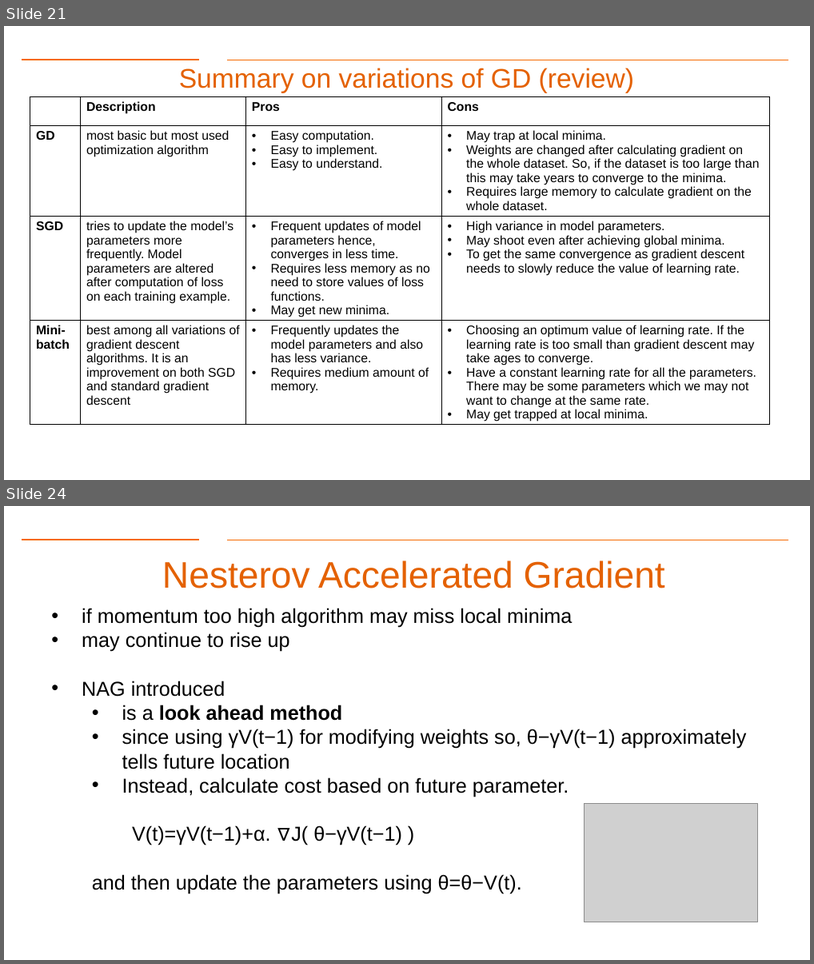
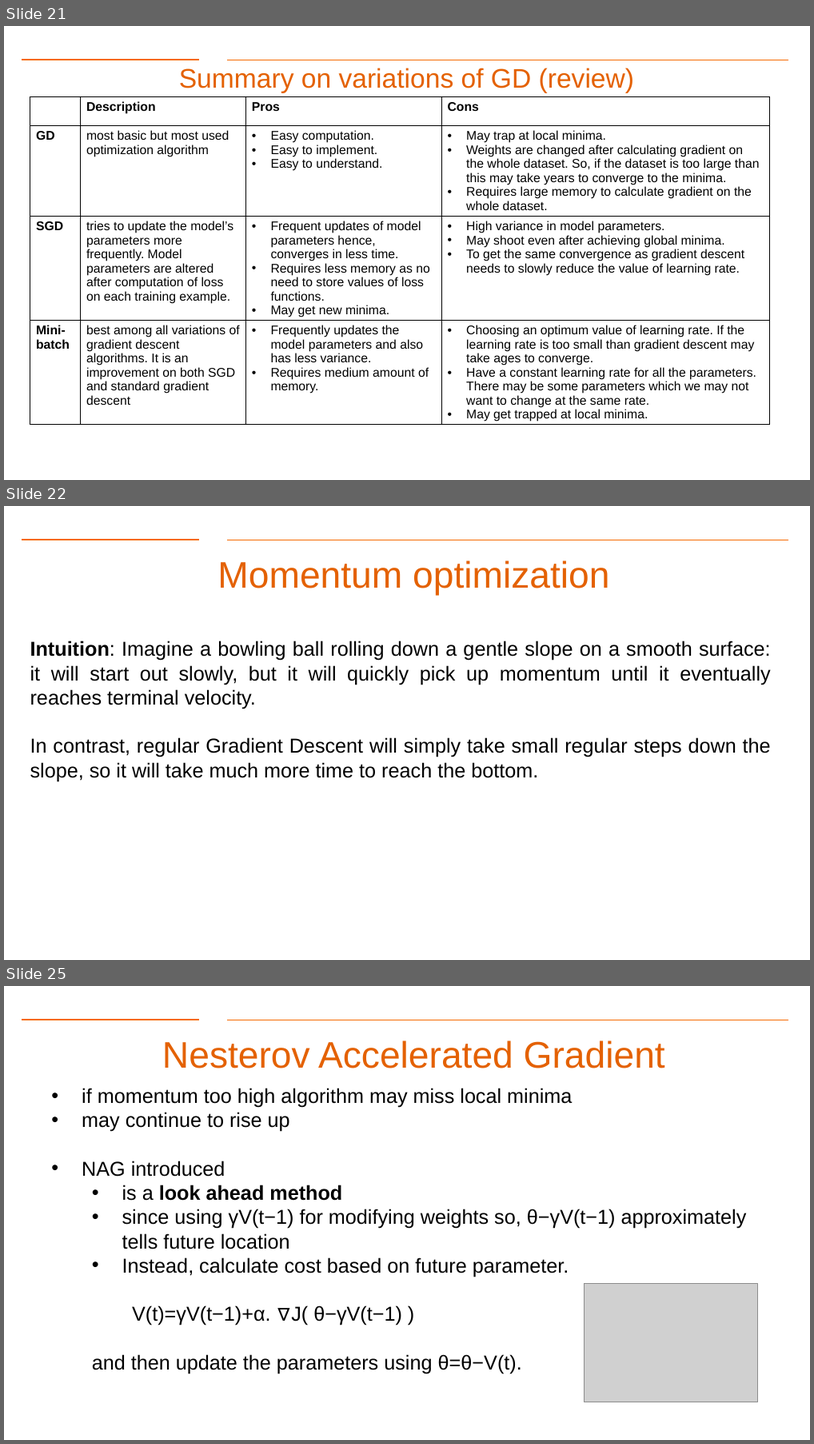
Before and after one commit to gk5951/RIT-DSCI-633-FDS, a slide deck: Syllabus/Lecture19/Lec19DNN2.pptx. Shown one above the other, each under a label of ours: slides 21 and 24 before the commit, slides 21, 22 and 25 after it; the slides between them are not shown. The pictures are 814x964 and 814x1444 pixels, drawn with LibreOffice and Linux fonts; fonts in the diff are those of the drawing; grey boxes stand for pictures; background and template pictures are left out. Boxes give left, top, right and bottom in pixels: in the first picture for what was removed or moved away, otherwise in the second. Text is boxed around its words. In the diff, an @@ line names an element or a change of style, - is before the commit and + after.

```diff
--- a/Syllabus/Lecture19/Lec19DNN2.pptx
+++ b/Syllabus/Lecture19/Lec19DNN2.pptx
@@ slide 22 added at (4, 506, 810, 960), background #FFFFFF; not listed: 2 template elements that a slide beside it also shows @@
@@ text added at (218, 560, 610, 596), 44 pt, text #E46102 @@
+Momentum optimization
@@ text added at (30, 640, 771, 781), 24 pt, text #000000 @@
+Intuition: Imagine a bowling ball rolling down a gentle slope on a smooth surface: it will start out slowly, but it will quickly pick up momentum until it eventually reaches terminal velocity.
+In contrast, regular Gradient Descent will simply take small regular steps down the slope, so it will take much more time to reach the bottom.
@@ what was slide 24 is now slide 25 @@
```
Also in this commit, not shown: 3 slides changed.
